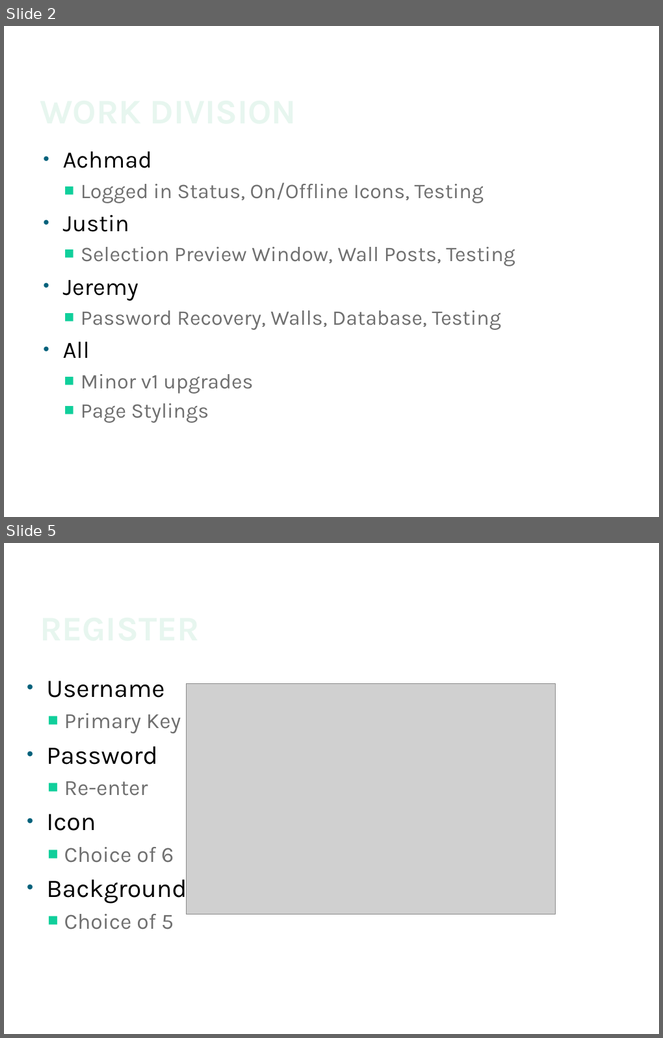
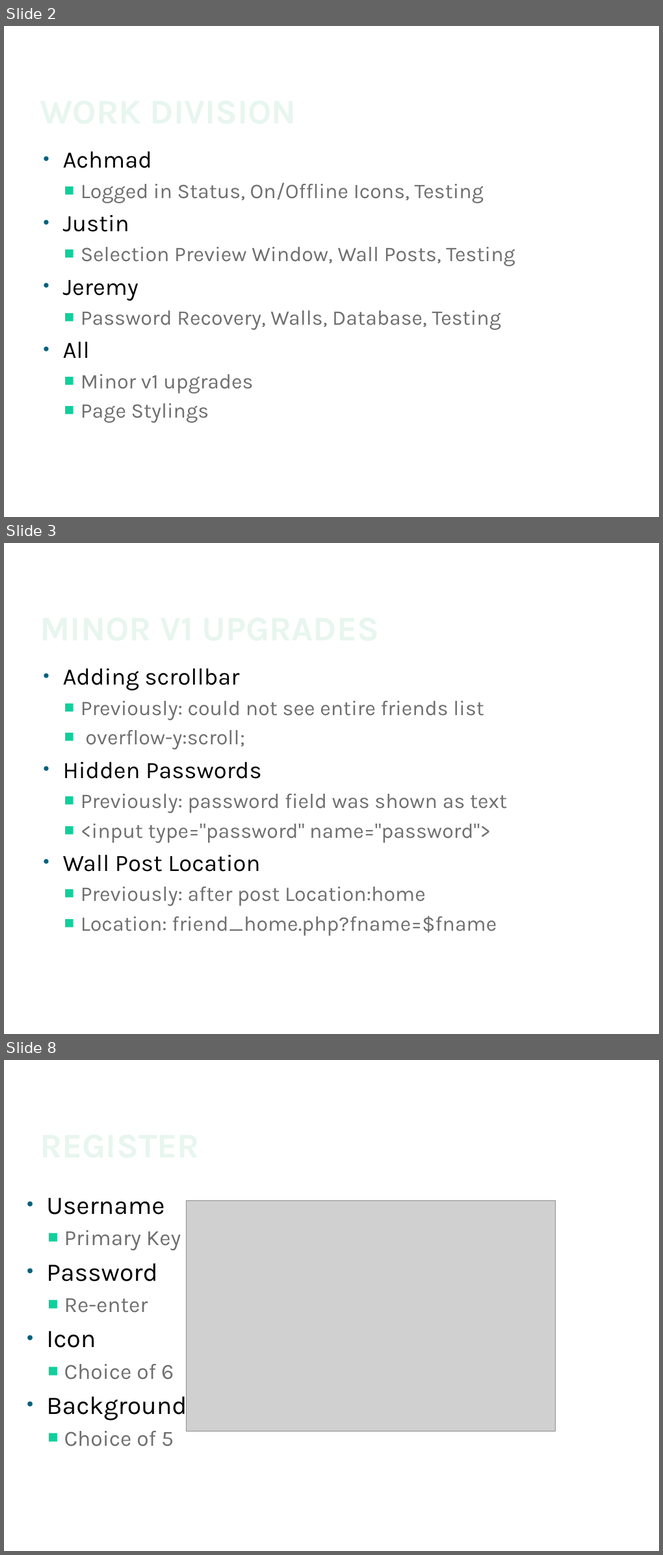
Before and after one commit to JaySao/FaceSpace, a slide deck: Facespace.pptx. Shown one above the other, each under a label of ours: slides 2 and 5 before the commit, slides 2, 3 and 8 after it; the slides between them are not shown. The pictures are 663x1038 and 663x1555 pixels, drawn with LibreOffice and Linux fonts; fonts in the diff are those of the drawing; grey boxes stand for pictures; background and template pictures are left out. Boxes give left, top, right and bottom in pixels: in the first picture for what was removed or moved away, otherwise in the second. Text is boxed around its words. In the diff, an @@ line names an element or a change of style, - is before the commit and + after.

Commit message:
Add files via upload
updated the icons on friends_home

```diff
--- a/Facespace.pptx
+++ b/Facespace.pptx
@@ slide 3 added at (x1=4, y1=543, x2=659, y2=1034), background #FFFFFF @@
@@ title added at (x1=36, y1=566, x2=556, y2=648), 38 pt, text gradient #F0F9F5 to #E7F6EF to #97DFC0 to #39D19F, bold @@
+MINOR V1 UPGRADES
@@ text added at (x1=63, y1=668, x2=507, y2=936), 23 pt, text #707070 @@
+• Adding scrollbar
+  ■ Previously: could not see entire friends list
+  ■ overflow-y:scroll;
+• Hidden Passwords
+  ■ Previously: password field was shown as text
+  ■ <input type="password" name="password">
+• Wall Post Location
+  ■ Previously: after post Location:home
+  ■ Location: friend_home.php?fname=$fname
@@ what was slide 5 is now slide 8 @@
```
Also in this commit, not shown: 3 slides changed, 9 other slides added, 2 slides removed, 2 other files.
